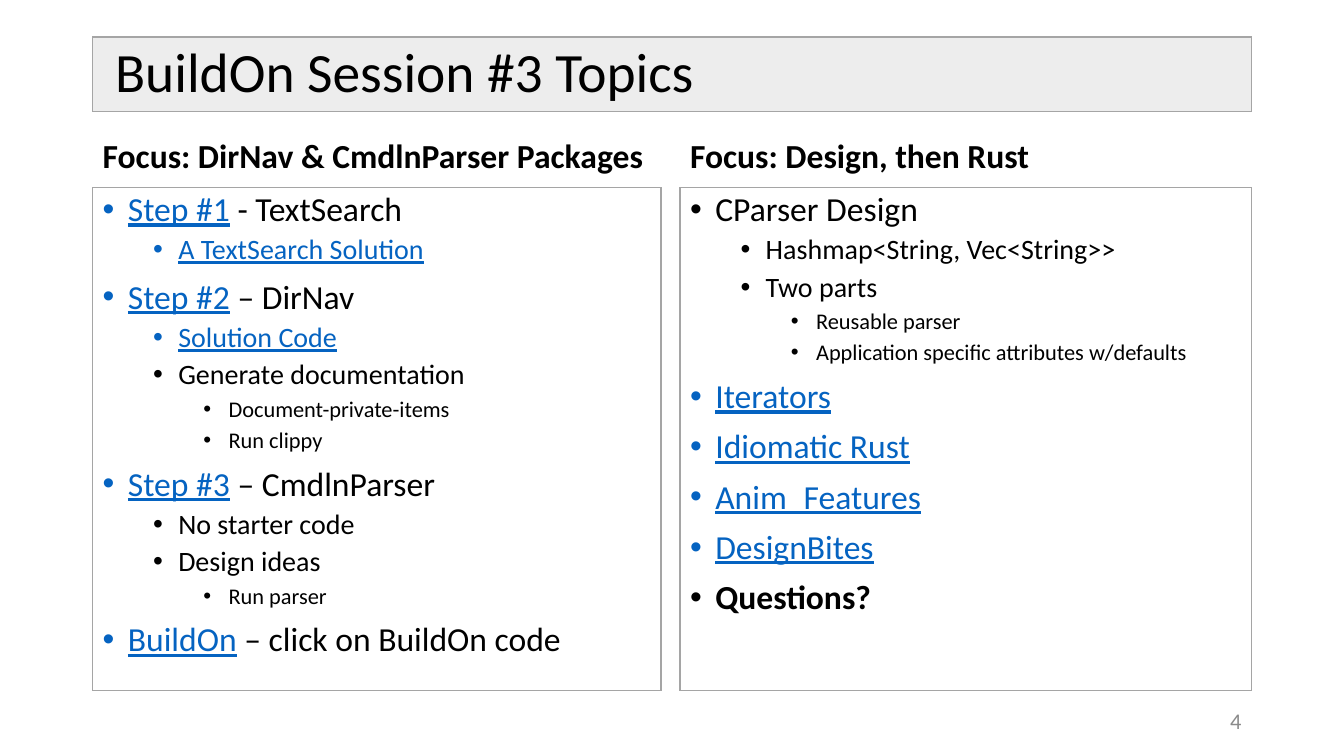
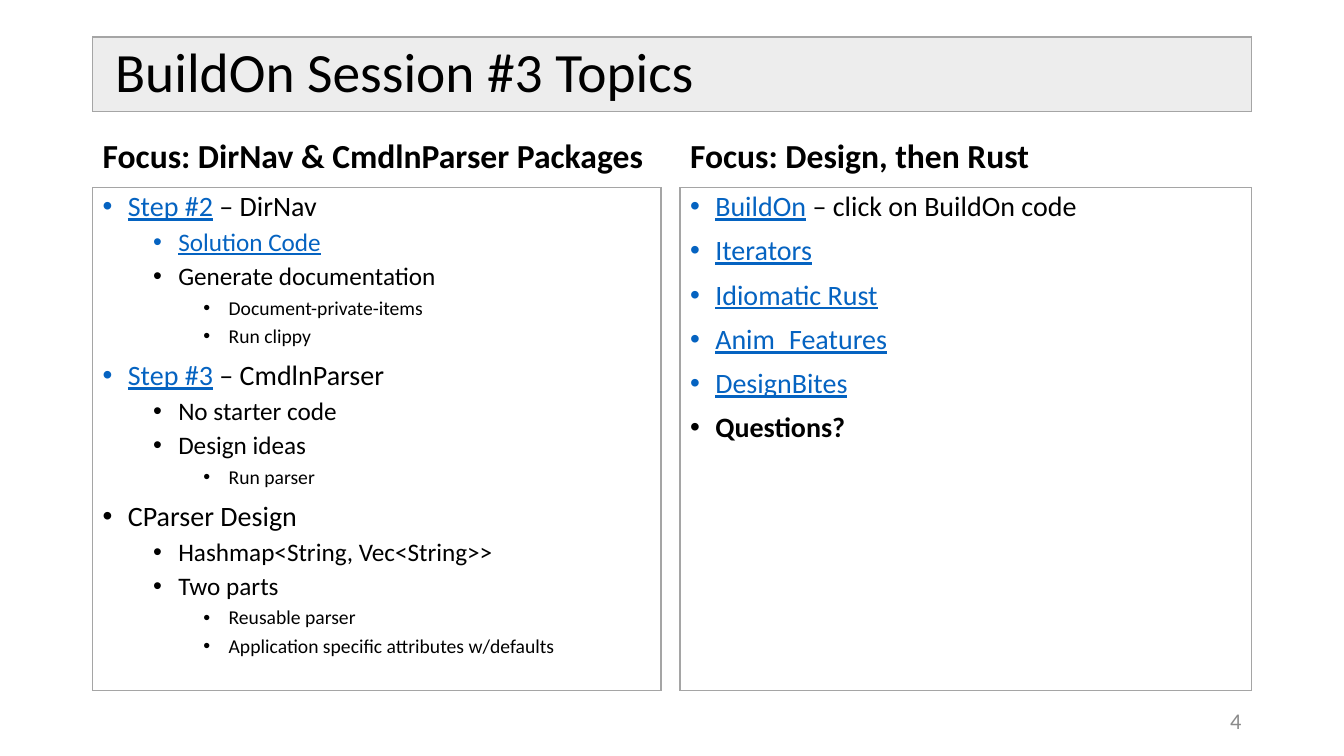
Before and after one commit to JimFawcett/BuildOn, a slide deck: slide 4 of Build-On-4.pptx. Drawn at 1344x756 pixels with LibreOffice and Linux fonts; fonts in the diff are those of the drawing. Boxes give left, top, right and bottom in pixels: in the first picture for what was removed or moved away, otherwise in the second. Text is boxed around its words. In the diff, an @@ line names an element or a change of style, - is before the commit and + after.

Commit message:
updated slides

```diff
--- a/Build-On-4.pptx
+++ b/Build-On-4.pptx
@@ text at (128,197,424,264): paragraphs removed @@
-• Step #1 - TextSearch
-  • A TextSearch Solution
@@ text at (128,196,436,487): size 24 to 20 pt in "Step #2 – DirNav", "Step #3 – CmdlnParser"; size 20 to 18 pt in "Solution Code", "Generate documentation", "No starter code", "Design ideas"; size 16 to 14 pt in "Document-private-items", "Run clippy", "Run parser" @@
@@ text at (715,196,1076,221): text changed; size 16 to 20 pt @@
-• CParser Design
-  • Hashmap<String, Vec<String>>
-  • Two parts
-    • Reusable parser
-    • Application specific attributes w/defaults
+• BuildOn – click on BuildOn code
@@ text at (715,242,887,441): size 24 to 20 pt in "Iterators", "Idiomatic Rust", "Anim_Features", "DesignBites" and 1 more places @@
@@ text at (128,506,555,656): text changed; size 24 to 14 pt @@
-• BuildOn – click on BuildOn code
+• CParser Design
+  • Hashmap<String, Vec<String>>
+  • Two parts
+    • Reusable parser
+    • Application specific attributes w/defaults
```
Also in this commit, not shown: 2 other slides changed, 1 other file.
